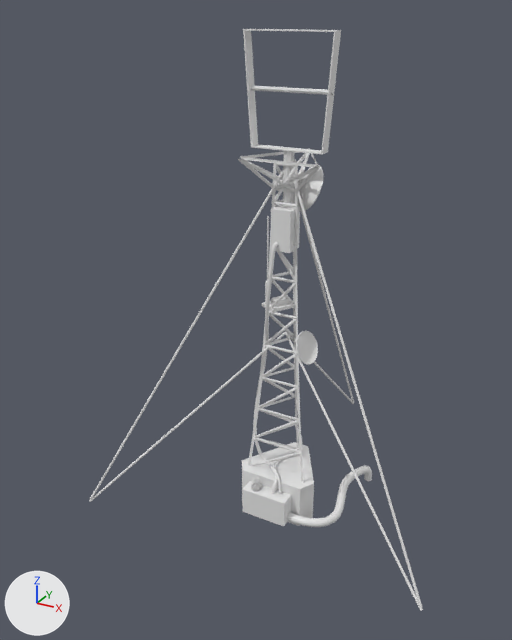
The FBX model Assets/Art/Models/Signal tower/Signal Tower.fbx: old version first, new version second.
Rendered twice from a camera (50 mm lens) standing at (22.7, -46.2, 39.3) and looking at (-2.9, 0.4, 16.0). Arrows for +X, +Y and +Z are at lower left; the lights stay in place. The first picture is the older version. Where no turn or scale is listed for an object, it has been applied to the vertices.
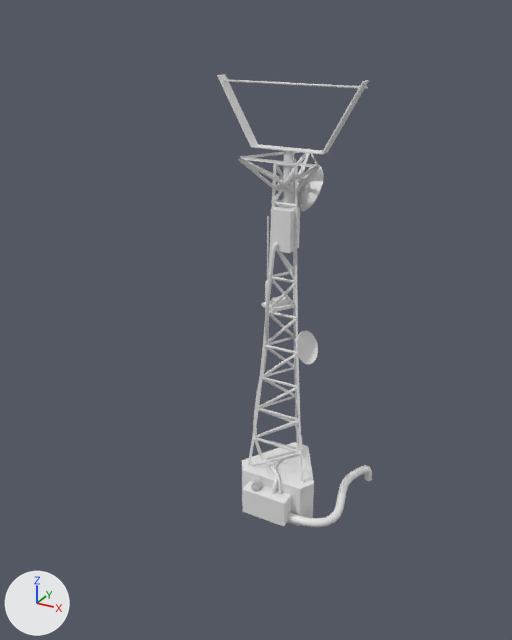
Changed parts and their boxes [x1, y1, x2, y2] in the pictures (512 x 640 px):
'Plane.009', deleted: before [89, 169, 423, 611]
'Plane.011', reshaped (55% wider, 36% shorter): before [243, 29, 341, 154]; after [217, 74, 369, 154]
'Cylinder.008', moved, rescaled (73% wider, 10% taller): before [251, 86, 334, 95]; after [224, 79, 368, 89]

The edits, one by one:
me_plane_013 is used by ob_plane_011; location (0.0, -0.06, 34.05).
me_plane_013 had 16 vertices, 16 faces and spanned x -3.42..3.42, y -0.47..0.47, z -3.97..3.97.
me_plane_013 now has 16 vertices, 14 faces and spans x -5.61..5.56, y -0.47..0.47, z -3.97..0.94.
Part 1, on me_plane_013:
8 vertices are removed from x -3.42..3.42, y -0.47..0.47, z 3.89..3.97.
12 faces are deleted.
8 vertices are added at x -5.61..5.56, y -0.47..0.47, z 0.89..0.94.
10 new faces join them.
me_cylinder_012 is used by ob_cylinder_008; location (0.0, -0.01, 34.15).
me_cylinder_012 had 16 vertices, 10 faces and spanned x -3.24..3.24, y -0.17..0.17, z -0.17..0.17.
me_cylinder_012 now has 16 vertices, 10 faces and spans x -5.61..5.61, y -0.08..0.08, z -0.08..0.08.
me_cylinder_012 part 2: the whole mesh is scaled about its middle by (1.73, 0.467, 0.467).
Object 'Cylinder.008' (ob_cylinder_008) moves from (0.0, -0.01, 34.15) to (0.0, -0.01, 34.57).
Object 'Plane.009' (ob_plane_009) is deleted.
